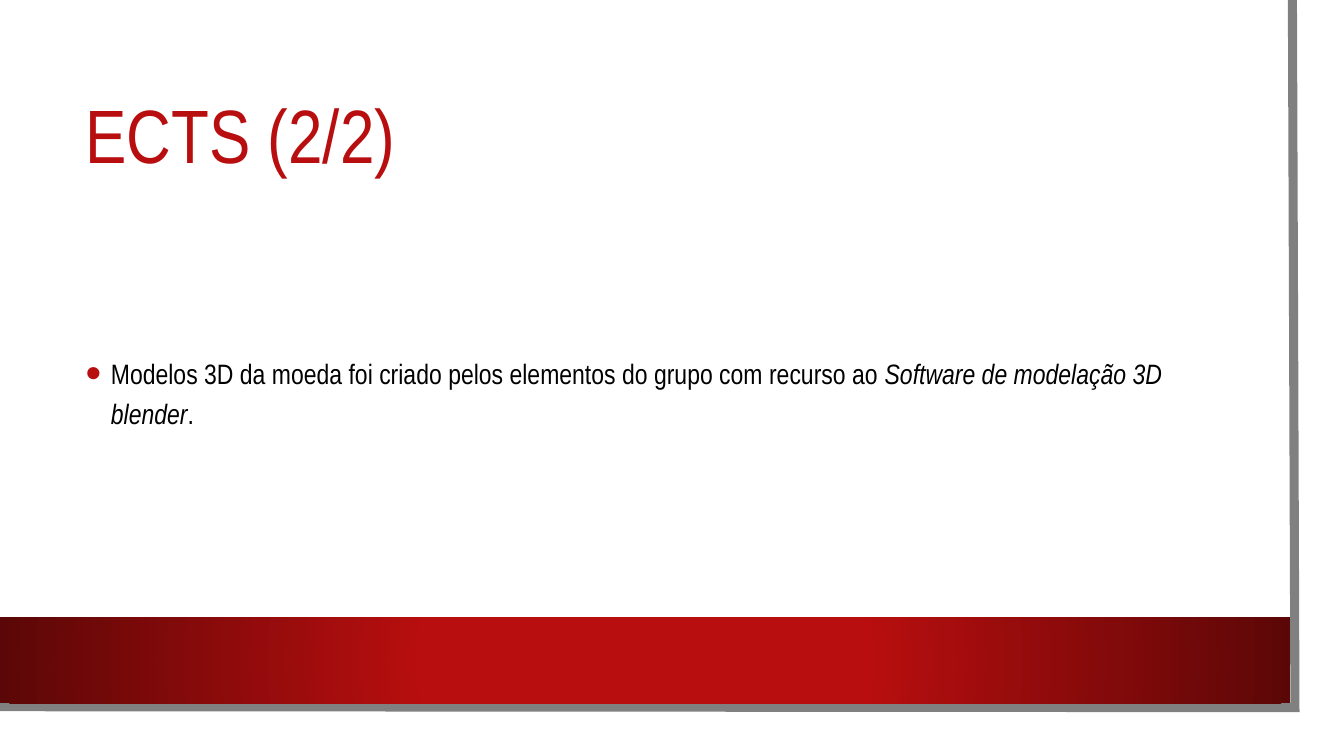
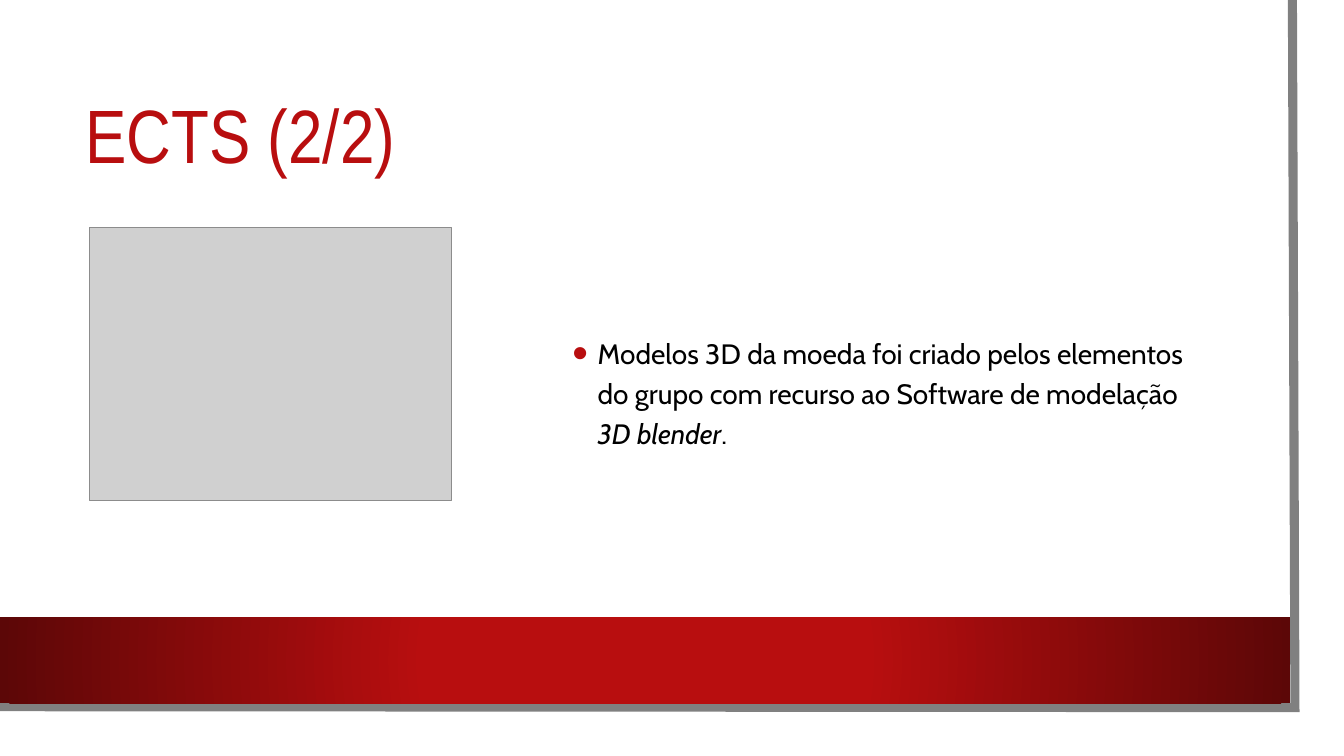
Before and after one commit to PedroRomanoBarbosa/DJCO, a slide deck: slide 12 of Documentos/Apresentacao.pptx (slide 9 before the commit). Drawn at 1344x756 pixels with LibreOffice and Linux fonts; fonts in the diff are those of the drawing; grey boxes stand for pictures; background and template pictures are left out. Boxes give left, top, right and bottom in pixels: in the first picture for what was removed or moved away, otherwise in the second. Text is boxed around its words. In the diff, an @@ line names an element or a change of style, - is before the commit and + after.

```diff
--- a/Documentos/Apresentacao.pptx
+++ b/Documentos/Apresentacao.pptx
@@ picture added at bbox=[90, 228, 452, 501] @@
@@ text "Modelos 3D da moeda foi ...": place and size @@
-text "Modelos 3D da moeda foi ..." at bbox=[111, 363, 1162, 425]
+text "Modelos 3D da moeda foi ..." at bbox=[598, 343, 1183, 445]
@@ text "Modelos 3D da moeda foi ..." at bbox=[598, 343, 1183, 445]: font Arial Narrow to Cabin; italic off in "Software de modelação" @@
```
Also in this commit, not shown: 12 other slides changed, 2 slides added.
